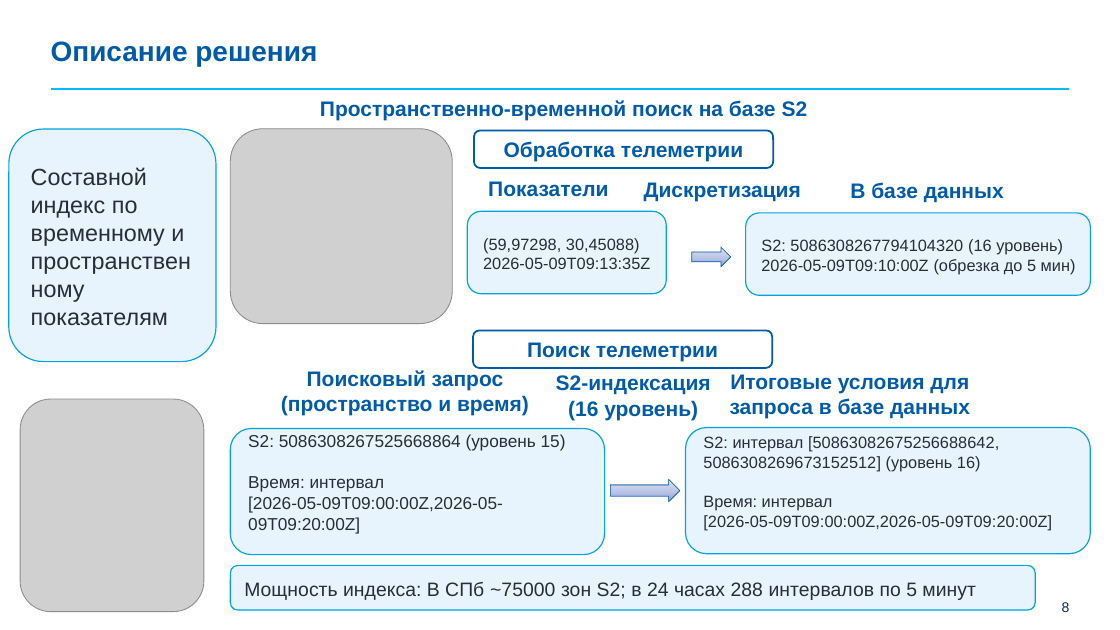
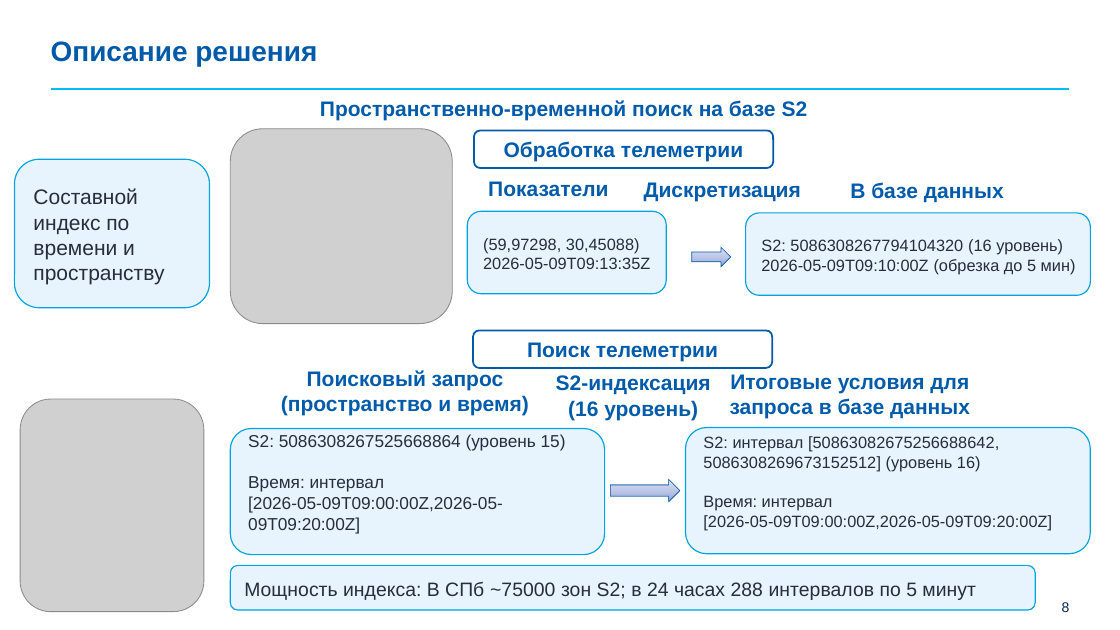
Before and after one commit to maxi7665/VKR, a slide deck: slide 8 of BystrovMD_4131z_Presentation.pptx. Drawn at 1120x630 pixels with LibreOffice and Linux fonts; fonts in the diff are those of the drawing; grey boxes stand for pictures; background and template pictures are left out. Boxes give left, top, right and bottom in pixels: in the first picture for what was removed or moved away, otherwise in the second. Text is boxed around its words. In the diff, an @@ line names an element or a change of style, - is before the commit and + after.

```diff
--- a/BystrovMD_4131z_Presentation.pptx
+++ b/BystrovMD_4131z_Presentation.pptx
@@ rounded rectangle "Составной индекс по времени и ...": place and size @@
-rounded rectangle "Составной индекс по времени и ..." at [9,129,217,362]
+rounded rectangle "Составной индекс по времени и ..." at [14,160,209,308]
@@ text in rounded rectangle at [33,188,164,285]: text changed; size 20 to 18 pt @@
-Составной индекс по временному и пространственному показателям
+Составной индекс по времени и пространству
```
Also in this commit, not shown: 5 other slides changed, 1 slide added, 4 other files.
